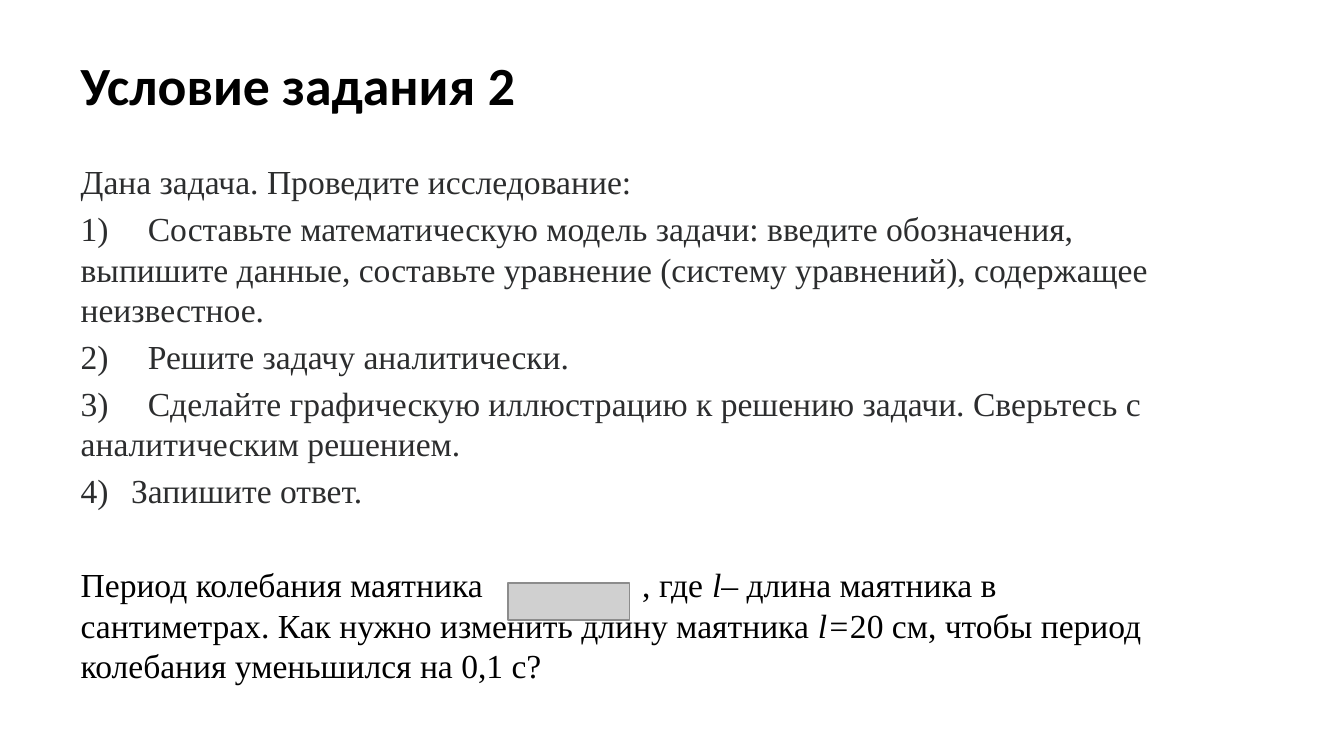
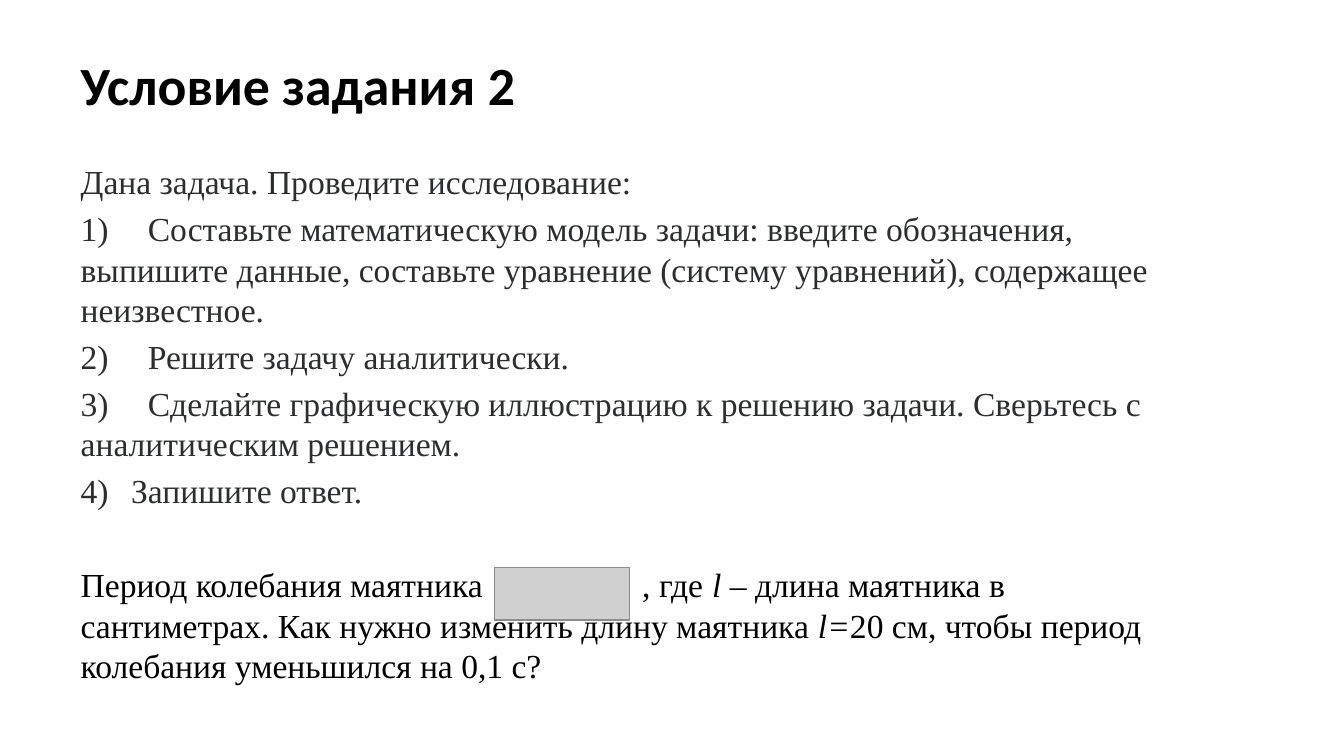
Before and after one commit to Miwm64/itmo_cse, a slide deck: slide 31 of math_analysis/матан_проект_в4.pptx. Drawn at 1344x756 pixels with LibreOffice and Linux fonts; fonts in the diff are those of the drawing; grey boxes stand for pictures; background and template pictures are left out. Boxes give left, top, right and bottom in pixels: in the first picture for what was removed or moved away, otherwise in the second. Text is boxed around its words. In the diff, an @@ line names an element or a change of style, - is before the commit and + after.

```diff
--- a/math_analysis/матан_проект_в4.pptx
+++ b/math_analysis/матан_проект_в4.pptx
@@ picture resized from (x1=508, y1=583, x2=629, y2=621) to (x1=495, y1=567, x2=630, y2=620) @@
@@ text at (x1=81, y1=573, x2=1141, y2=685): spaces changed @@
-Период колебания маятника , где l– длина маятника в сантиметрах. Как нужно изменить длину маятника l=20 см, чтобы период колебания уменьшился на 0,1 с?
+Период колебания маятника , где l – длина маятника в сантиметрах. Как нужно изменить длину маятника l=20 см, чтобы период колебания уменьшился на 0,1 с?
```
Also in this commit, not shown: 1 other slide changed, 3 slides added, 4 slides removed, 1 other file.
